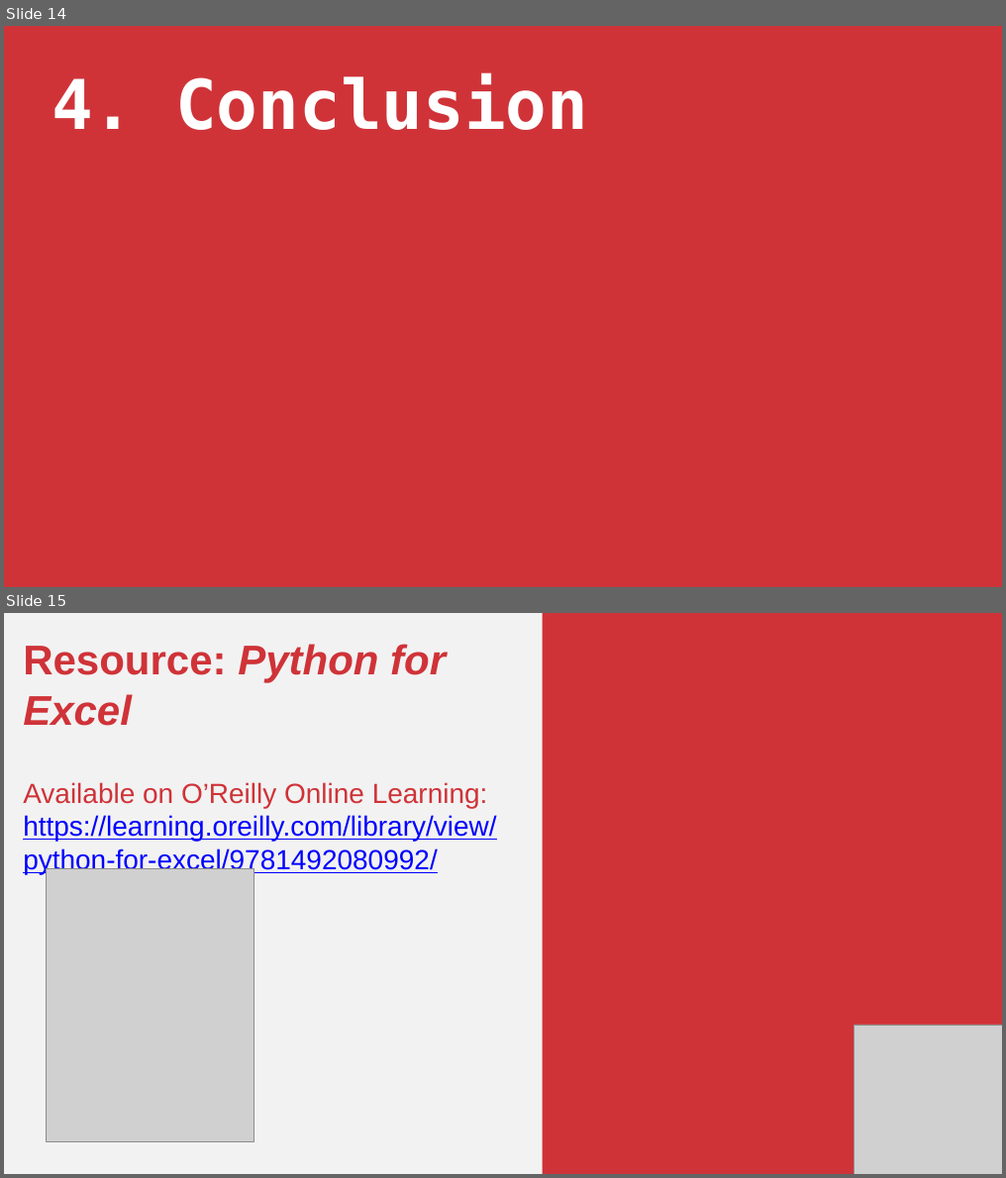
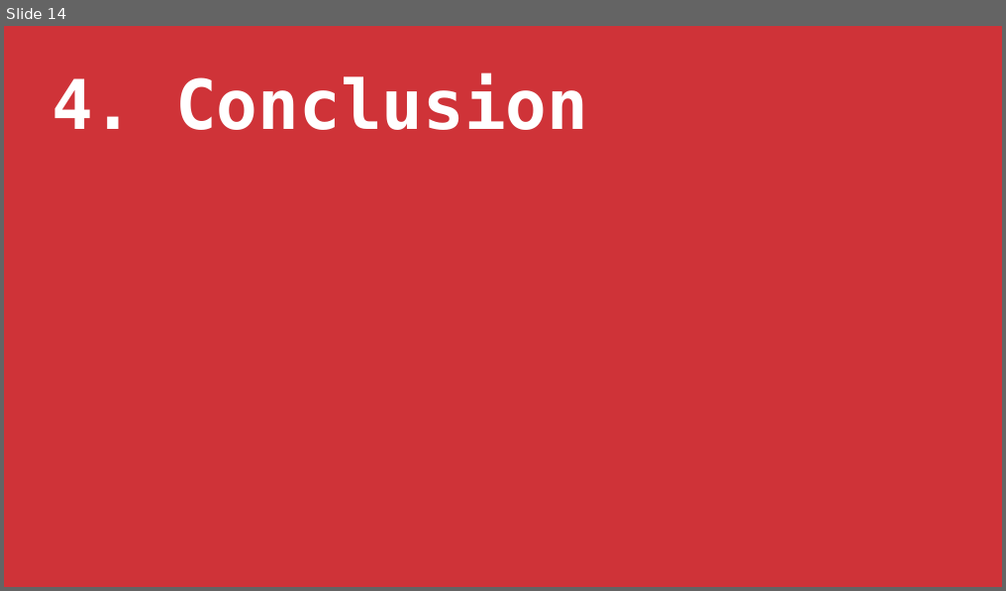
Before and after one commit to stringfestdata/python-in-excel-crash-course, a slide deck: python-in-excel-crash-course.pptx. Shown one above the other, each under a label of ours: slides 14 and 15 before the commit, slide 14 after it. The pictures are 1006x1178 and 1006x591 pixels, drawn with LibreOffice and Linux fonts; fonts in the diff are those of the drawing; grey boxes stand for pictures. Boxes give left, top, right and bottom in pixels: in the first picture for what was removed or moved away, otherwise in the second. Text is boxed around its words. In the diff, an @@ line names an element or a change of style, - is before the commit and + after.

```diff
--- a/python-in-excel-crash-course.pptx
+++ b/python-in-excel-crash-course.pptx
@@ slide 15 removed at [4,613,1002,1174], background #F2F2F2 @@
@@ rectangle removed at [542,613,1002,1174] @@
@@ text removed at [23,644,496,874] @@
-Resource: Python for Excel
-Available on O’Reilly Online Learning: https://learning.oreilly.com/library/view/python-for-excel/9781492080992/
@@ picture removed at [46,868,253,1142] @@
@@ picture removed at [854,1025,1002,1174] @@
```
Also in this commit, not shown: 2 slides changed, 4 slides added, 2 other slides removed.
